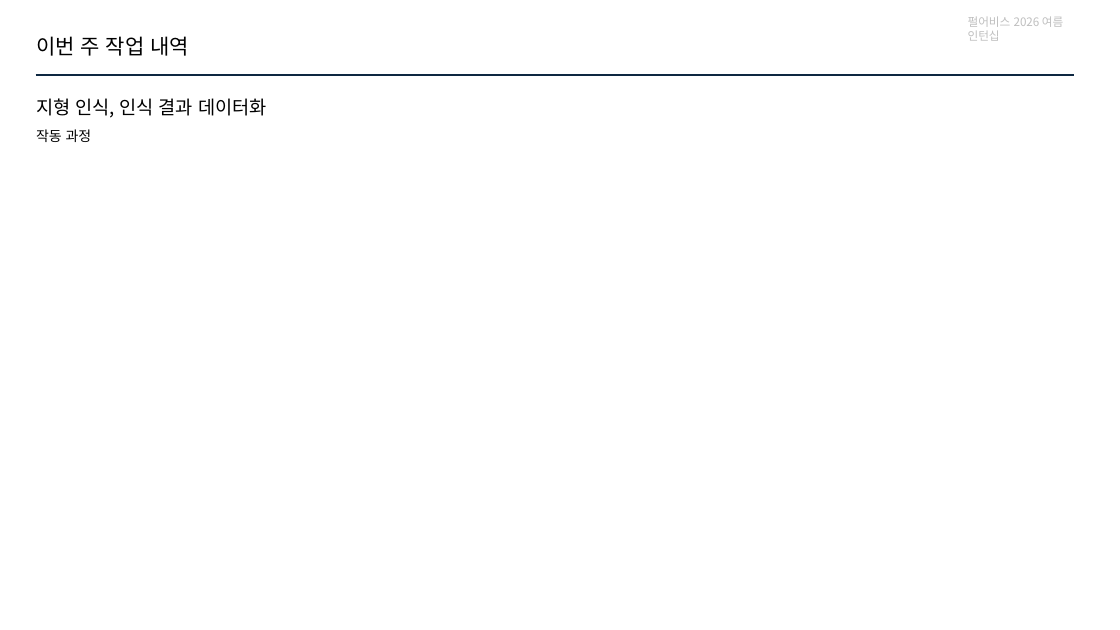
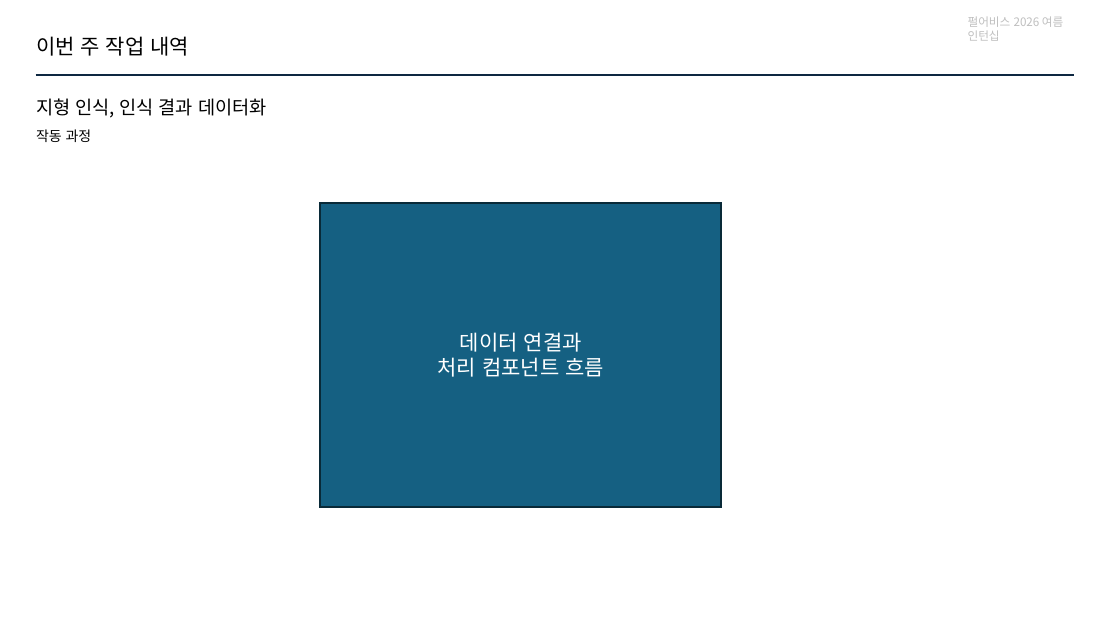
Before and after one commit to jhk0701/PA26-Character-Animation-Parkour, a slide deck: slide 7 of PPT/week6.pptx. Drawn at 1120x630 pixels with LibreOffice and Linux fonts; fonts in the diff are those of the drawing. Boxes give left, top, right and bottom in pixels: in the first picture for what was removed or moved away, otherwise in the second. Text is boxed around its words. In the diff, an @@ line names an element or a change of style, - is before the commit and + after.

```diff
--- a/PPT/week6.pptx
+++ b/PPT/week6.pptx
@@ rounded rectangle added at (x1=320, y1=203, x2=721, y2=507), fill #156082, outline #092A39 1.5 pt, 18 pt, text #FFFFFF @@
+데이터 연결과
+처리 컴포넌트 흐름
```
Also in this commit, not shown: 5 other slides changed.
